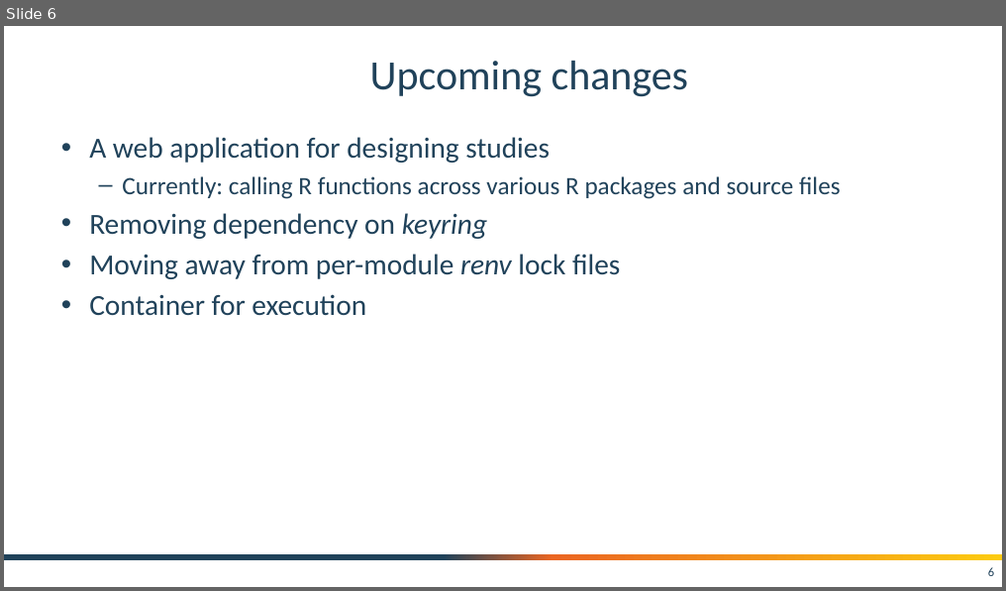
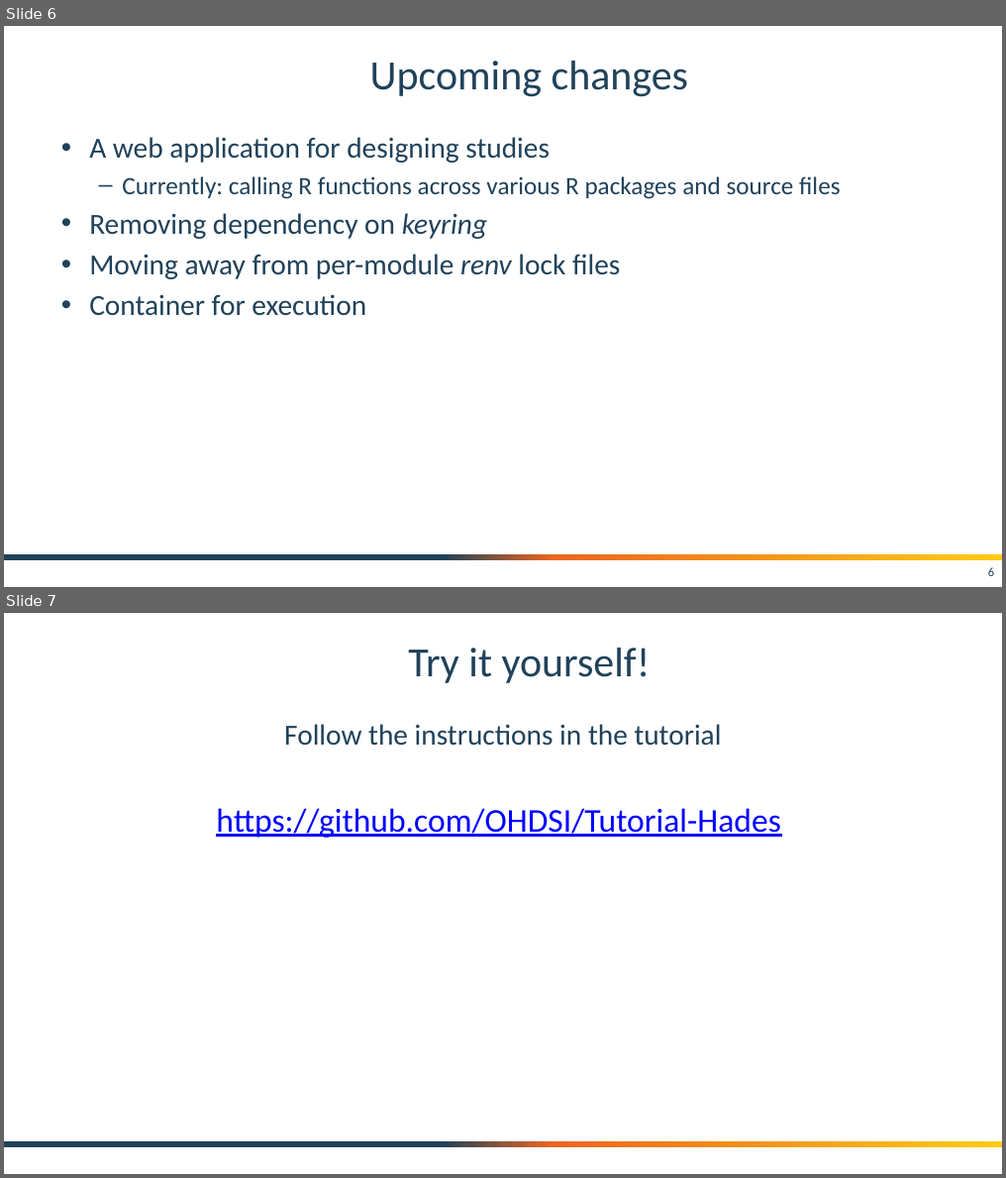
Before and after one commit to OHDSI/Tutorial-Hades, a slide deck: slides/Strategus.pptx. Shown one above the other, each under a label of ours: slide 6 before the commit, slides 6 and 7 after it. The pictures are 1006x591 and 1006x1178 pixels, drawn with LibreOffice and Linux fonts; fonts in the diff are those of the drawing; background and template pictures are left out. Boxes give left, top, right and bottom in pixels: in the first picture for what was removed or moved away, otherwise in the second. Text is boxed around its words. In the diff, an @@ line names an element or a change of style, - is before the commit and + after.

Commit message:
Finishing touches on the tutorial

```diff
--- a/slides/Strategus.pptx
+++ b/slides/Strategus.pptx
@@ slide 7 added at [4,613,1002,1174], background #FFFFFF; not listed: 1 template element that a slide beside it also shows @@
@@ title added at [408,648,650,683], 40 pt, text #20425A @@
+Try it yourself!
@@ text added at [216,724,781,838], 32 pt, text #0000FF, underline @@
+Follow the instructions in the tutorial
+https://github.com/OHDSI/Tutorial-Hades
```
Also in this commit, not shown: 1 slide changed, 5 other files.
